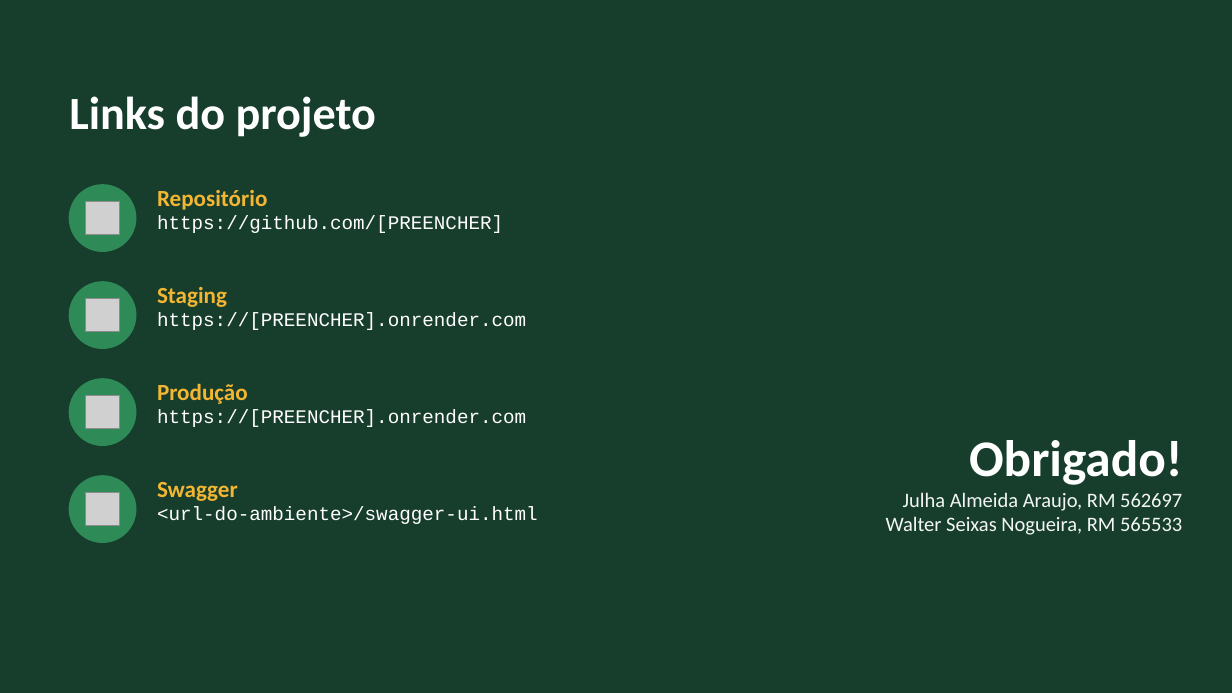
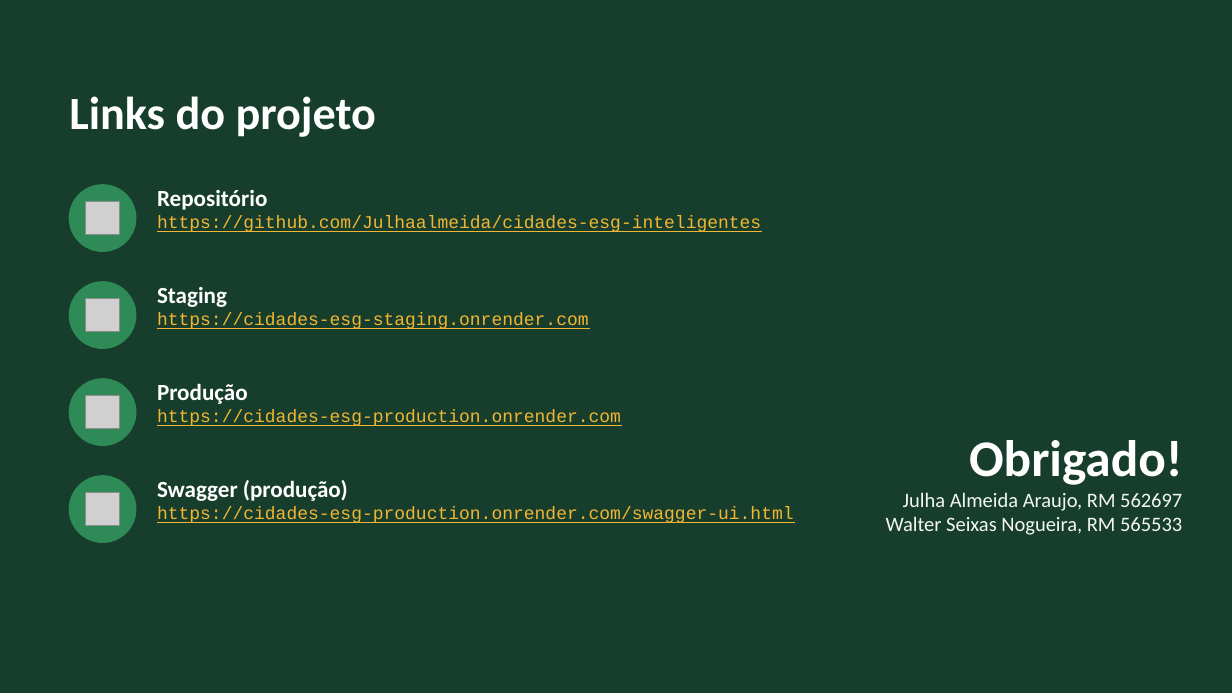
Before and after one commit to Julhaalmeida/cidades-esg-inteligentes, a slide deck: slide 18 of docs/Documentacao-Tecnica-Cidades-ESG.pptx. Drawn at 1232x693 pixels with LibreOffice and Linux fonts; fonts in the diff are those of the drawing; grey boxes stand for pictures. Boxes give left, top, right and bottom in pixels: in the first picture for what was removed or moved away, otherwise in the second. Text is boxed around its words. In the diff, an @@ line names an element or a change of style, - is before the commit and + after.

Commit message:
Prints reais, links dos ambientes e documentação final [skip ci]

```diff
--- a/docs/Documentacao-Tecnica-Cidades-ESG.pptx
+++ b/docs/Documentacao-Tecnica-Cidades-ESG.pptx
@@ text at box(157, 190, 267, 210): text colour #F2B632 to #FFFFFF in "Repositório" @@
@@ text at box(157, 216, 761, 232): text changed; size 15 to 14 pt; text colour #FFFFFF to #F2B632 @@
-https://github.com/[PREENCHER]
+https://github.com/Julhaalmeida/cidades-esg-inteligentes
@@ text at box(157, 287, 227, 307): text colour #F2B632 to #FFFFFF in "Staging" @@
@@ text at box(157, 313, 589, 329): text changed; size 15 to 14 pt; text colour #FFFFFF to #F2B632 @@
-https://[PREENCHER].onrender.com
+https://cidades-esg-staging.onrender.com
@@ text at box(157, 383, 248, 404): text colour #F2B632 to #FFFFFF in "Produção" @@
@@ text at box(157, 410, 621, 426): text changed; size 15 to 14 pt; text colour #FFFFFF to #F2B632 @@
-https://[PREENCHER].onrender.com
+https://cidades-esg-production.onrender.com
@@ text at box(157, 480, 794, 523): text changed; size 15 to 14 pt; text colour #FFFFFF to #F2B632 @@
-Swagger
-<url-do-ambiente>/swagger-ui.html
+Swagger (produção)
+https://cidades-esg-production.onrender.com/swagger-ui.html
```
Also in this commit, not shown: 8 other slides changed, 16 other files.
